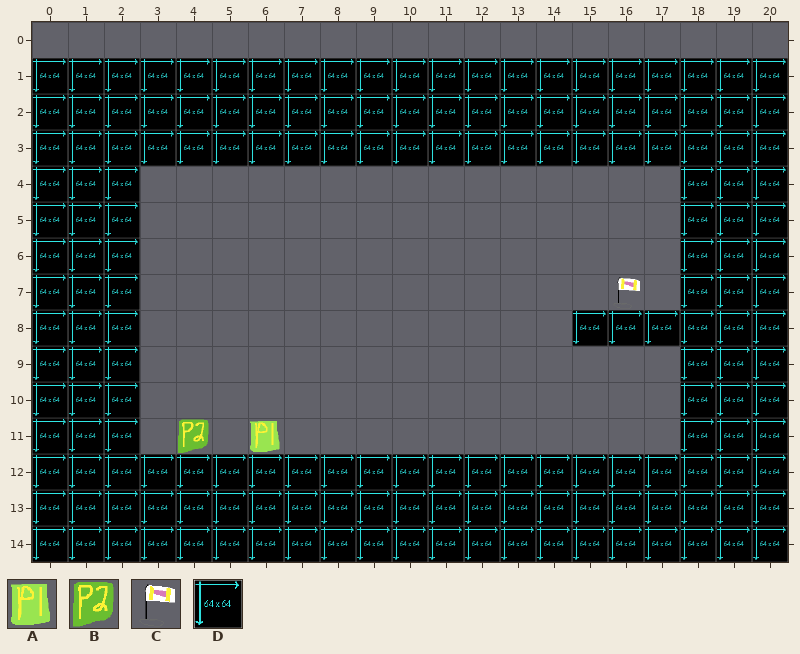
Two states of a Tiled map, Project/Maps/Level_2.tmx. That is the earlier state.
Cells are 64x64 px. Shown: x 0..20, y 0..14. The old version is drawn lined up with the new one.
Key: from "Ingredients": A 6, B 7, C 10; from "Tiles": D 0.
_ is an empty cell.
Layer "Tile Layer 1" before, first column x 0:
 0 _____________________
 1 DDDDDDDDDDDDDDDDDDDDD
 2 DDDDDDDDDDDDDDDDDDDDD
 3 DDDDDDDDDDDDDDDDDDDDD
 4 DDD_______________DDD
 5 DDD_______________DDD
 6 DDD_______________DDD
 7 DDD_______________DDD
 8 DDD____________DDDDDD
 9 DDD_______________DDD
10 DDD_______________DDD
11 DDD_______________DDD
12 DDDDDDDDDDDDDDDDDDDDD
13 DDDDDDDDDDDDDDDDDDDDD
14 DDDDDDDDDDDDDDDDDDDDD
New version:
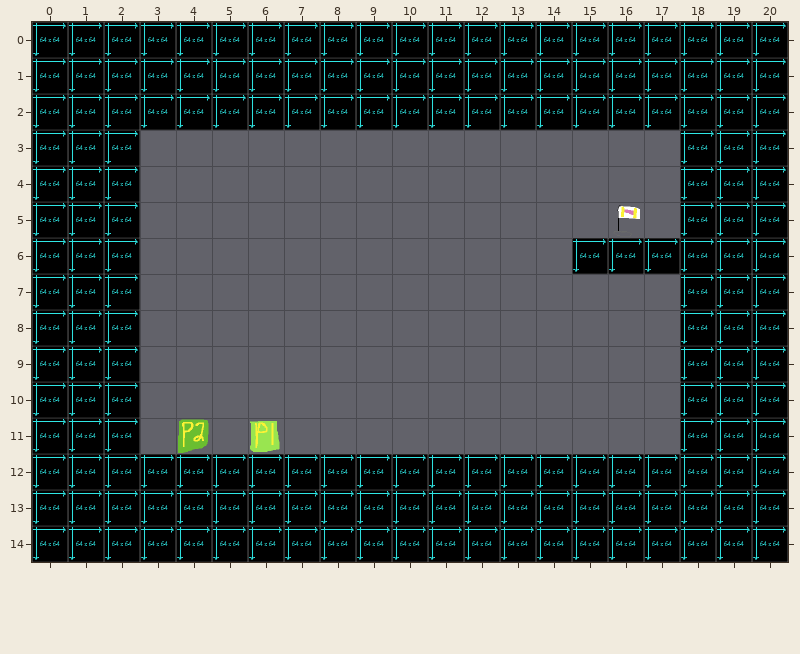
Difference:
map size 21x14 -> 21x15 cells (old content now starts at 0,1; both pictures use the new coordinates)
Layer "Tile Layer 1":
y 0: x 0..20 _____________________ -> DDDDDDDDDDDDDDDDDDDDD
y 3: x 3..17 DDDDDDDDDDDDDDD -> _______________
y 6: x 15..17 ___ -> DDD
y 8: x 15..17 DDD -> ___
Layer "Ingredients":
y 5: x 16 _ -> C
y 7: x 16 C -> _
Changed places in both pictures, as pixel boxes (x1, y1, x2, y2):
added: (32, 22, 788, 58)
removed: (140, 130, 680, 166)
changed: (572, 205, 680, 346)
